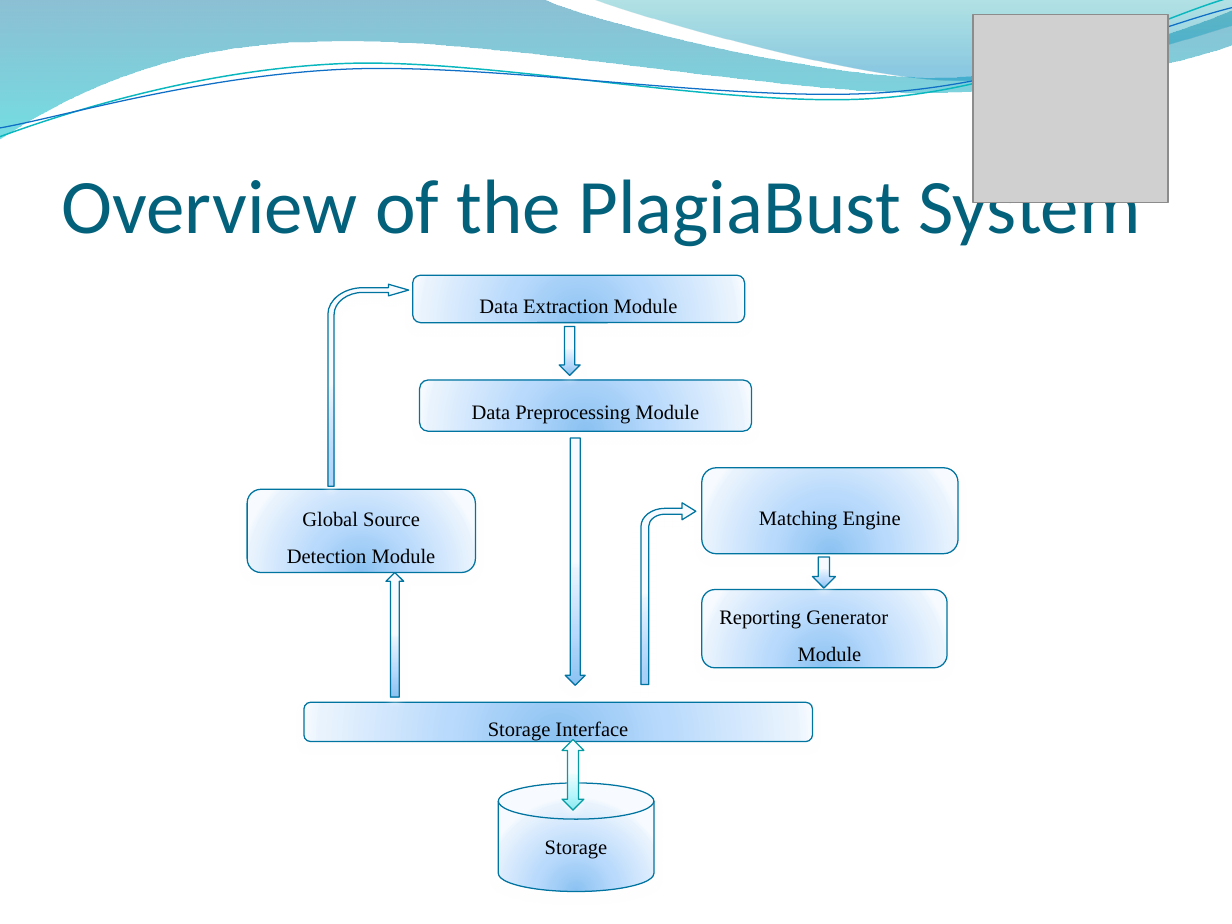
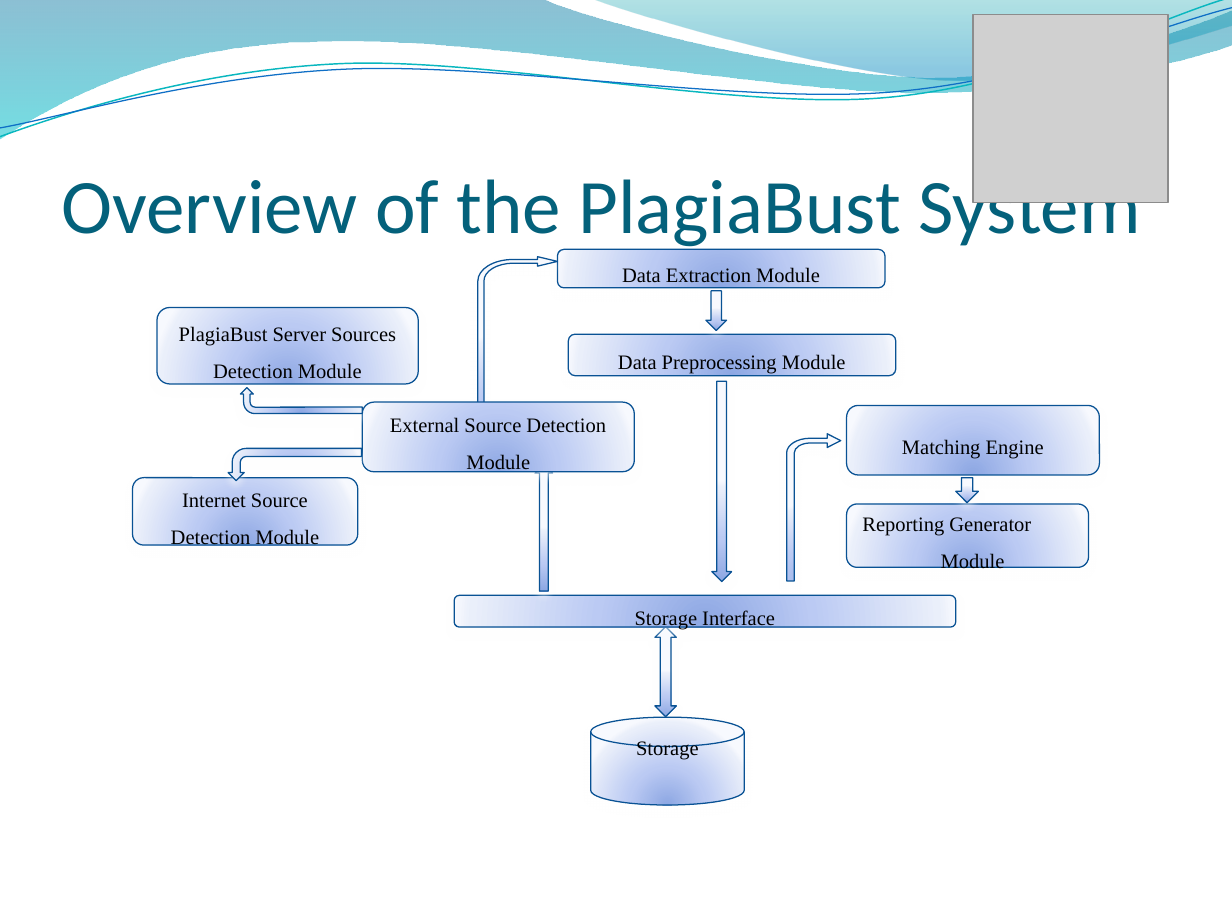
Before and after one commit to RizwanSaeedi/project-plagiabust, a slide deck: slide 8 of project docs/Final Presentation.pptx (slide 7 before the commit). Drawn at 1232x924 pixels with LibreOffice and Linux fonts; fonts in the diff are those of the drawing; grey boxes stand for pictures; background and template pictures are left out. Boxes give left, top, right and bottom in pixels: in the first picture for what was removed or moved away, otherwise in the second. Text is boxed around its words. In the diff, an @@ line names an element or a change of style, - is before the commit and + after.

```diff
--- a/project docs/Final Presentation.pptx
+++ b/project docs/Final Presentation.pptx
@@ rounded rectangle "Data Extraction Module": place and size @@
-rounded rectangle "Data Extraction Module" at bbox=[413, 275, 744, 323]
+rounded rectangle "Data Extraction Module" at bbox=[557, 249, 885, 287]
@@ rounded rectangle "Data Preprocessing Module": place and size @@
-rounded rectangle "Data Preprocessing Module" at bbox=[420, 379, 752, 431]
+rounded rectangle "Data Preprocessing Module" at bbox=[568, 334, 896, 376]
@@ rounded rectangle "Matching Engine": place and size @@
-rounded rectangle "Matching Engine" at bbox=[702, 468, 958, 554]
+rounded rectangle "Matching Engine" at bbox=[846, 405, 1099, 474]
@@ group added at bbox=[156, 256, 978, 717]: 3 down arrows, 2 freeform shapes, 2 rounded rectangles, 2 bent arrows, 1 up down arrow, 1 up arrow @@
+External Source Detection Module
+PlagiaBust Server Sources Detection Module
@@ fill gradient #8BC2F1 to #B9DBFD to #EAF3FE to #F8FBFF to gradient #8DA8E3 to #BBCBF3 to #EAEFFB to #F7F9FF; outline #0074A1 0.75 pt to #095295 0.75 pt; shadow changed in 7 elements at bbox=[557, 249, 885, 287], bbox=[590, 717, 744, 804], bbox=[568, 334, 896, 376], bbox=[846, 405, 1099, 474], bbox=[846, 504, 1088, 567], bbox=[455, 595, 956, 627], bbox=[133, 478, 359, 546] @@
@@ rounded rectangle "Internet Source Detection Module": place and size @@
-rounded rectangle "Internet Source Detection Module" at bbox=[248, 489, 476, 573]
+rounded rectangle "Internet Source Detection Module" at bbox=[133, 478, 359, 546]
@@ text in rounded rectangle at bbox=[171, 493, 319, 549]: text changed @@
-Global Source Detection Module
+Internet Source Detection Module
@@ rounded rectangle "Reporting Generator Module": place and size @@
-rounded rectangle "Reporting Generator Module" at bbox=[702, 590, 947, 669]
+rounded rectangle "Reporting Generator Module" at bbox=[846, 504, 1088, 567]
@@ rounded rectangle "Storage Interface": place and size @@
-rounded rectangle "Storage Interface" at bbox=[304, 702, 813, 742]
+rounded rectangle "Storage Interface" at bbox=[455, 595, 956, 627]
@@ cylinder "Storage": place and size @@
-cylinder "Storage" at bbox=[498, 784, 653, 892]
+cylinder "Storage" at bbox=[590, 717, 744, 804]
@@ group removed at bbox=[328, 285, 835, 809]: 3 down arrows, 2 freeform shapes, 1 up arrow, 1 up down arrow @@
```
Also in this commit, not shown: 17 other slides changed, 8 slides added, 1 slide removed.
